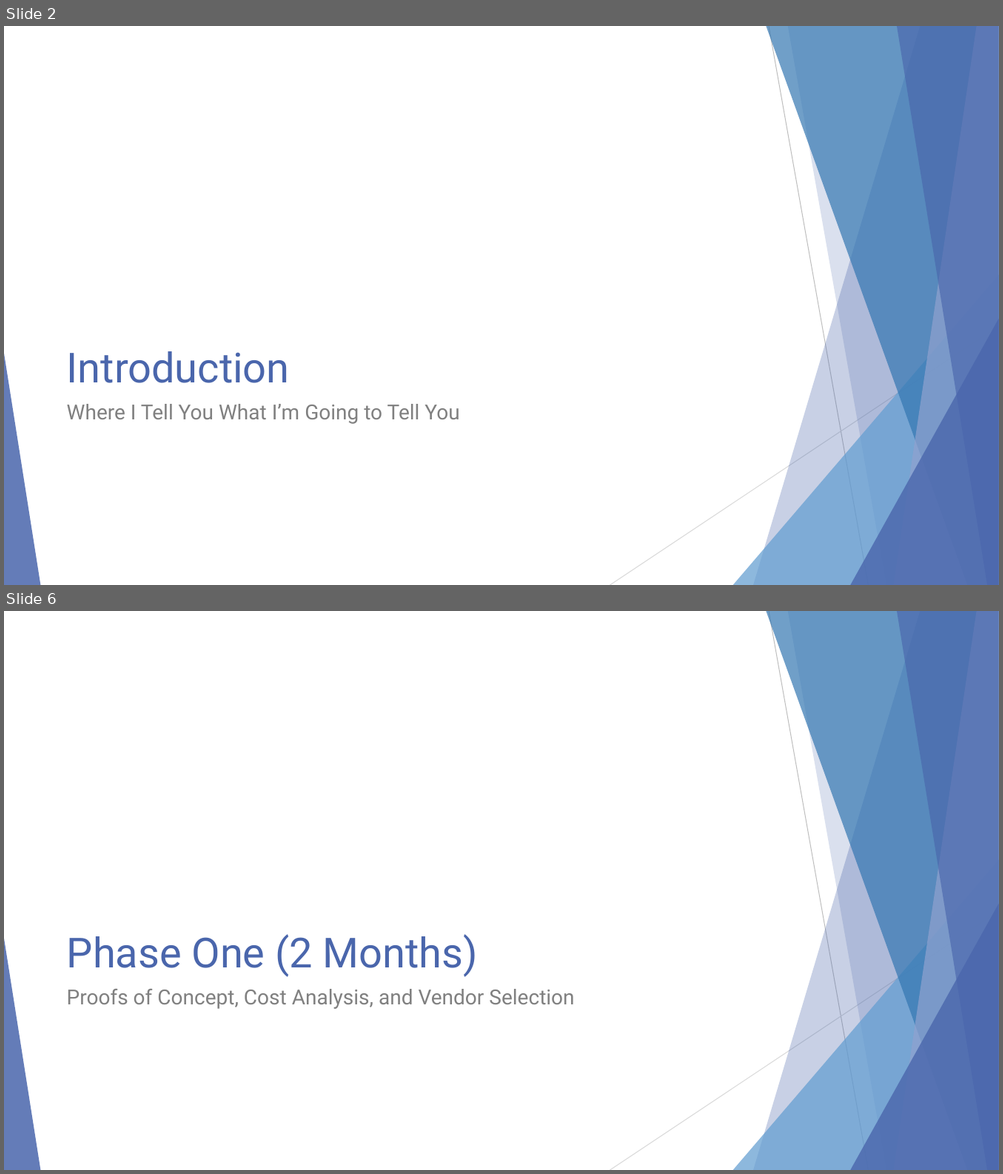
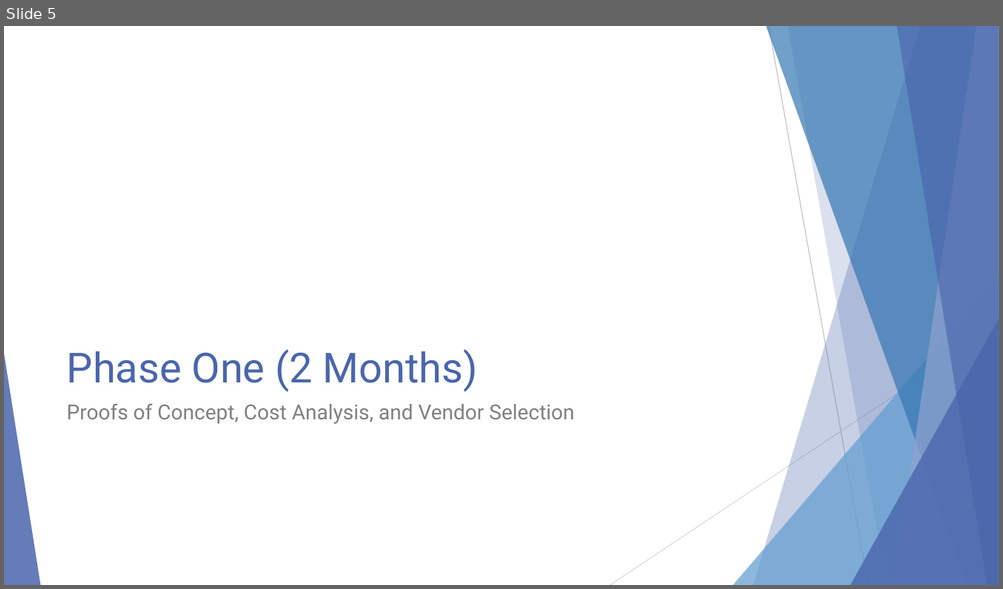
Before and after one commit to EnterpriseProductsLP/docker-straw-man, a slide deck: presentation.pptx. Shown one above the other, each under a label of ours: slides 2 and 6 before the commit, slide 5 after it; the slides between them are not shown. The pictures are 1003x1174 and 1003x589 pixels, drawn with LibreOffice and Linux fonts; fonts in the diff are those of the drawing. Boxes give left, top, right and bottom in pixels: in the first picture for what was removed or moved away, otherwise in the second. Text is boxed around its words. In the diff, an @@ line names an element or a change of style, - is before the commit and + after.

```diff
--- a/presentation.pptx
+++ b/presentation.pptx
@@ slide 2 removed at [4,26,999,585], background #FFFFFF; not listed: 10 template elements that a slide beside it also shows @@
@@ title removed at [67,352,290,383] @@
-Introduction
@@ text removed at [67,404,459,424] @@
-Where I Tell You What I’m Going to Tell You
@@ what was slide 6 is now slide 5 @@
```
Also in this commit, not shown: 8 slides changed, 2 other slides removed.
